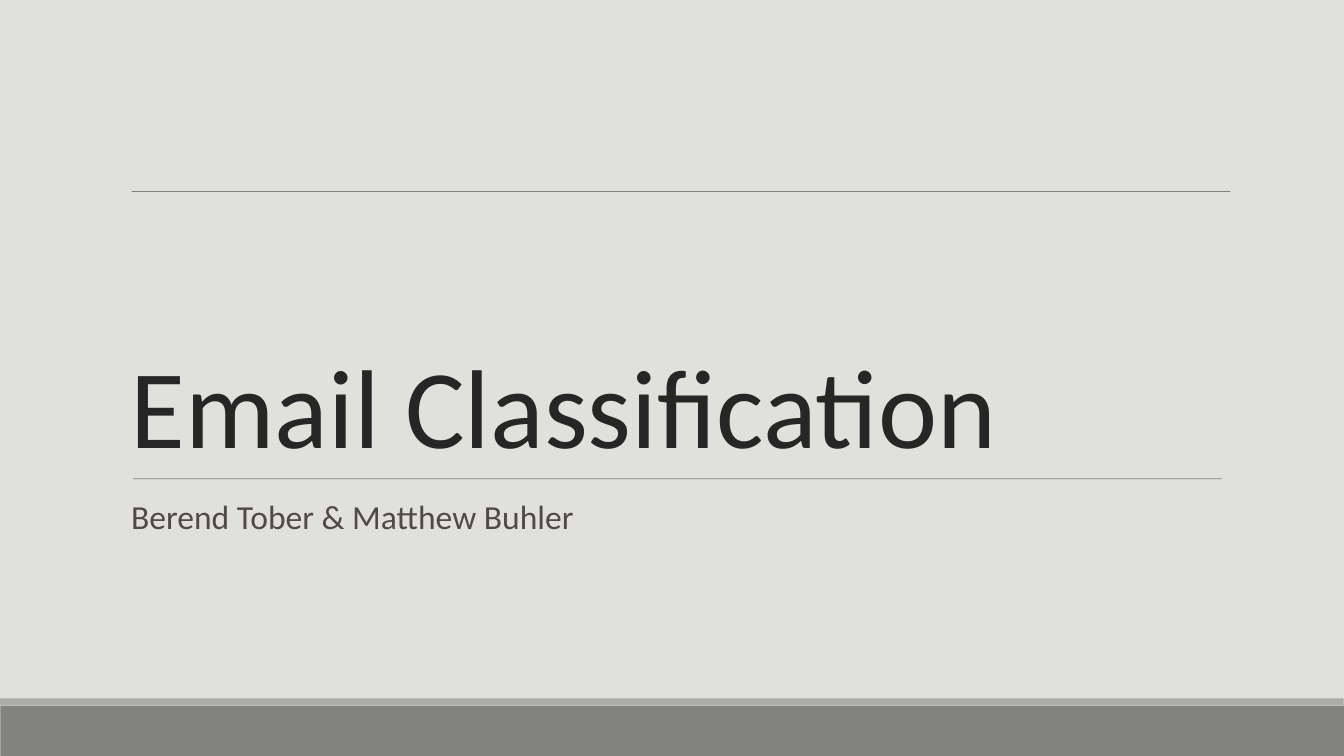
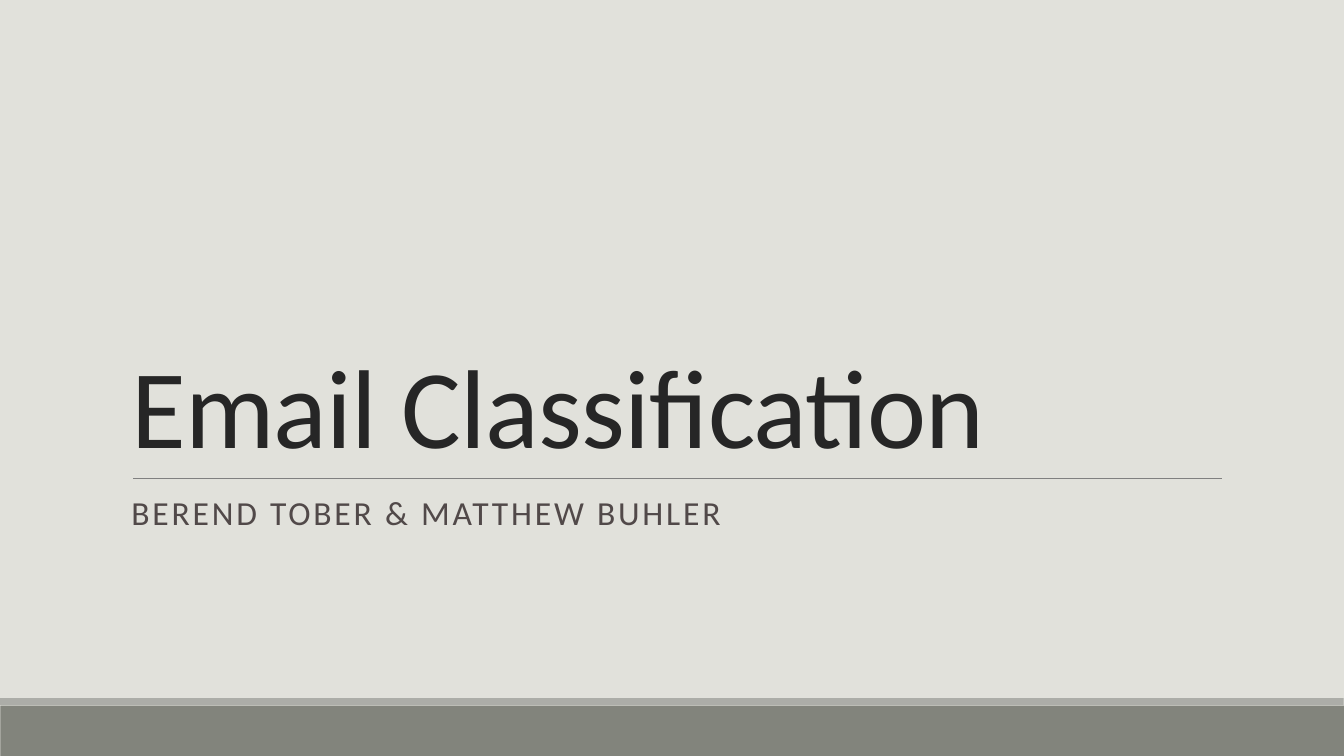
Before and after one commit to bmtober/ec4747-alt, a slide deck: slide 1 of presentation/EC4747Presentation.pptx. Drawn at 1344x756 pixels with LibreOffice and Linux fonts; fonts in the diff are those of the drawing. Boxes give left, top, right and bottom in pixels: in the first picture for what was removed or moved away, otherwise in the second. Text is boxed around its words. In the diff, an @@ line names an element or a change of style, - is before the commit and + after.

```diff
--- a/presentation/EC4747Presentation.pptx
+++ b/presentation/EC4747Presentation.pptx
@@ title "Email Classification" at (x1=131, y1=370, x2=984, y2=449): letter spacing 0 to -0.5 pt @@
@@ line removed from (132, 192) to (1231, 192) @@
@@ line (133, 479) - (1222, 479): stroke #808080 0.51 pt to #808080 0.5 pt @@
@@ subtitle at (x1=131, y1=503, x2=720, y2=525): text changed @@
-Berend Tober & Matthew Buhler
+BEREND TOBER & MATTHEW BUHLER
```
Also in this commit, not shown: 32 other slides changed, 8 slides added, 7 slides removed, 1 other file.
